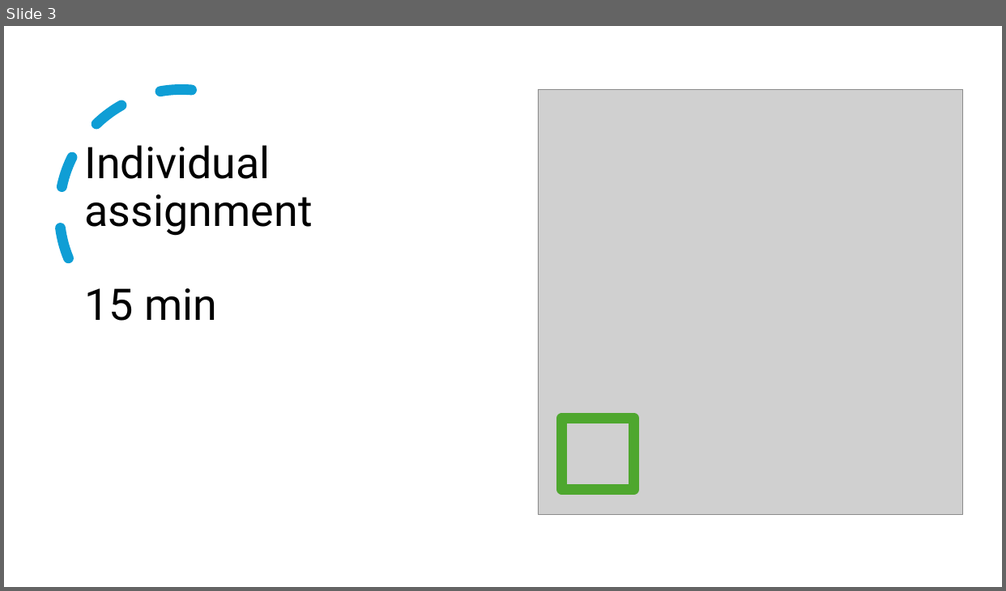
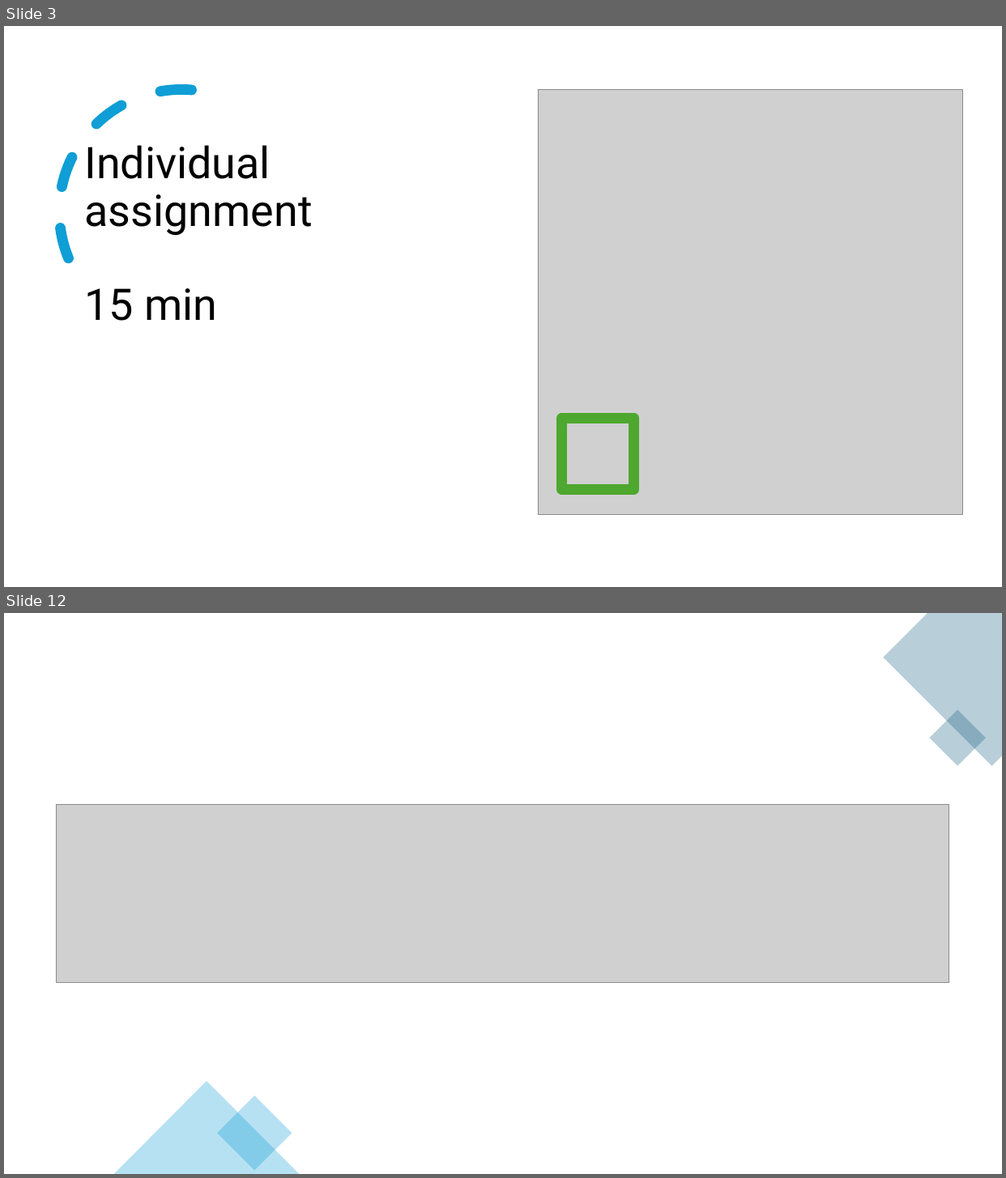
Before and after one commit to esnzgn/MSPROT, a slide deck: mass-spectrometry-fundamentals-5thsession.pptx. Shown one above the other, each under a label of ours: slide 3 before the commit, slides 3 and 12 after it; the slides between them are not shown. The pictures are 1006x591 and 1006x1178 pixels, drawn with LibreOffice and Linux fonts; fonts in the diff are those of the drawing; grey boxes stand for pictures. Boxes give left, top, right and bottom in pixels: in the first picture for what was removed or moved away, otherwise in the second. Text is boxed around its words. In the diff, an @@ line names an element or a change of style, - is before the commit and + after.

```diff
--- a/mass-spectrometry-fundamentals-5thsession.pptx
+++ b/mass-spectrometry-fundamentals-5thsession.pptx
@@ slide 12 added at box(4, 613, 1002, 1174), background #FFFFFF @@
@@ freeform shape added at box(884, 613, 1002, 766), fill #156082 at 30% opacity @@
@@ rectangle added at box(929, 709, 986, 766), fill #156082 at 30% opacity @@
@@ picture added at box(57, 805, 949, 983) @@
@@ triangle added at box(114, 1082, 299, 1174), fill #0F9ED5 at 30% opacity @@
@@ rectangle added at box(217, 1096, 292, 1171), fill #0F9ED5 at 30% opacity @@
```
Also in this commit, not shown: 1 slide changed, 7 other slides added.
